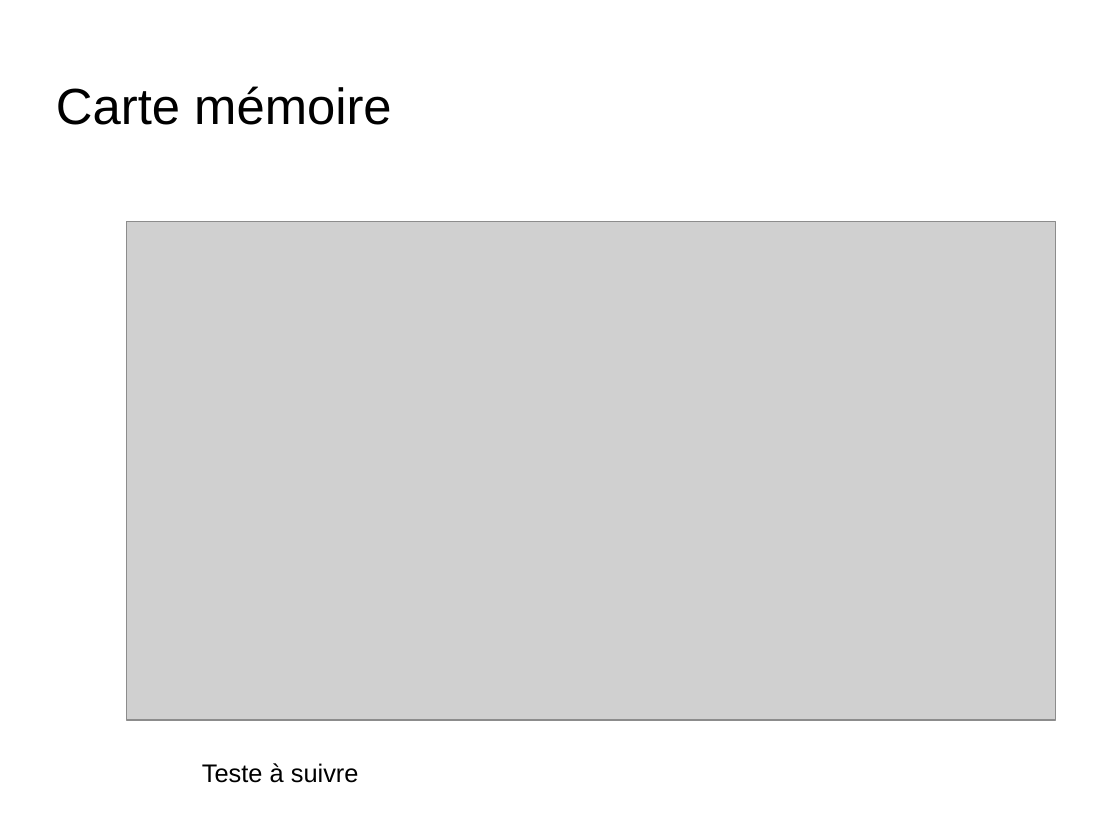
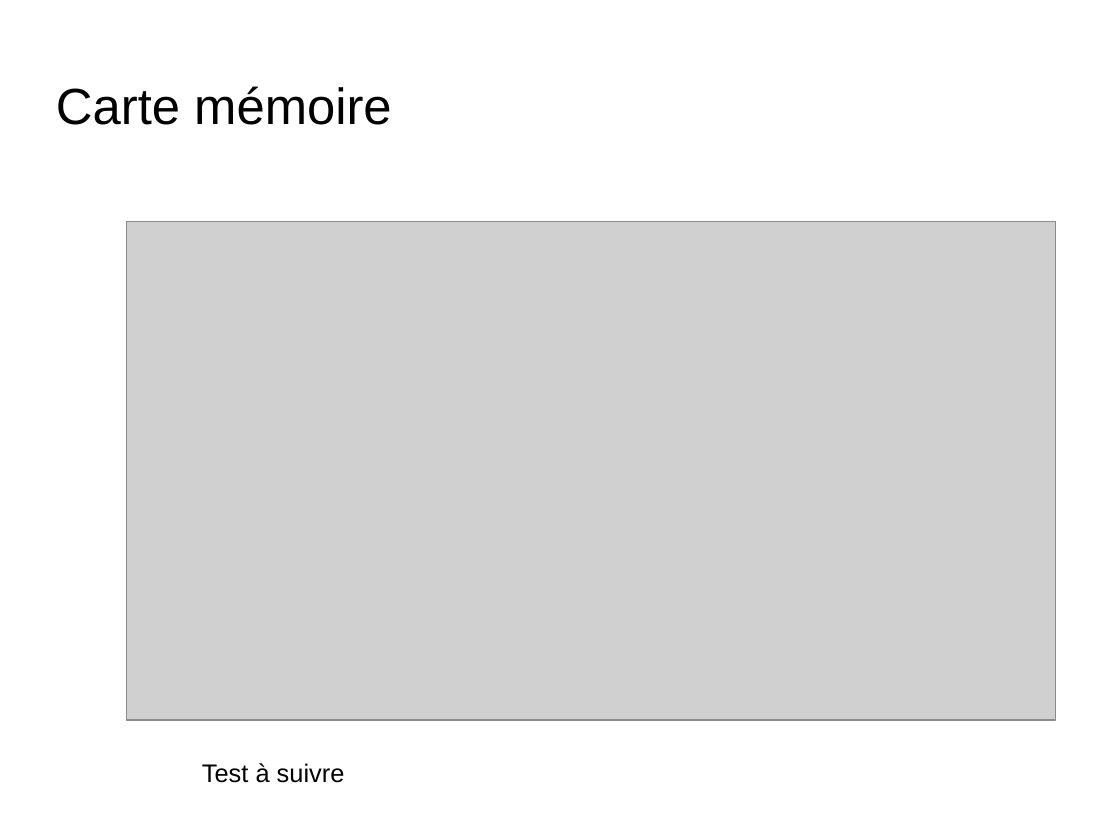
Before and after one commit to ClementM0512/Projet_Ortho, a slide deck: slide 16 of diapo karl Bourgault.odp (slide 14 before the commit). Drawn at 1120x840 pixels with LibreOffice and Linux fonts; fonts in the diff are those of the drawing; grey boxes stand for pictures; background and template pictures are left out. Boxes give left, top, right and bottom in pixels: in the first picture for what was removed or moved away, otherwise in the second. Text is boxed around its words. In the diff, an @@ line names an element or a change of style, - is before the commit and + after.

```diff
--- a/diapo karl Bourgault.odp
+++ b/diapo karl Bourgault.odp
@@ text at (202,763,345,783): text changed @@
-Teste à suivre
+Test à suivre
```
Also in this commit, not shown: 4 other slides changed, 2 slides added.
